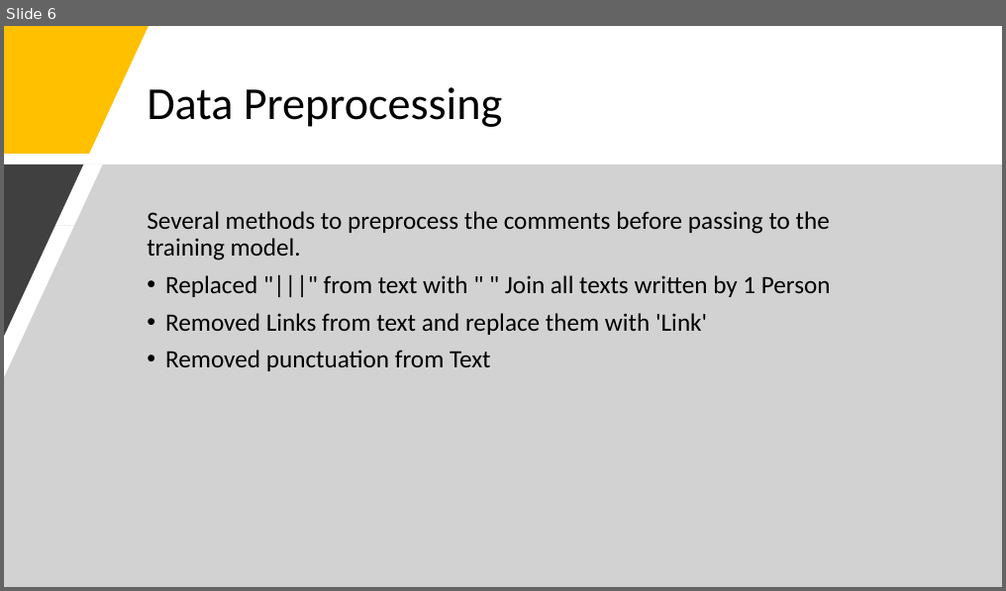
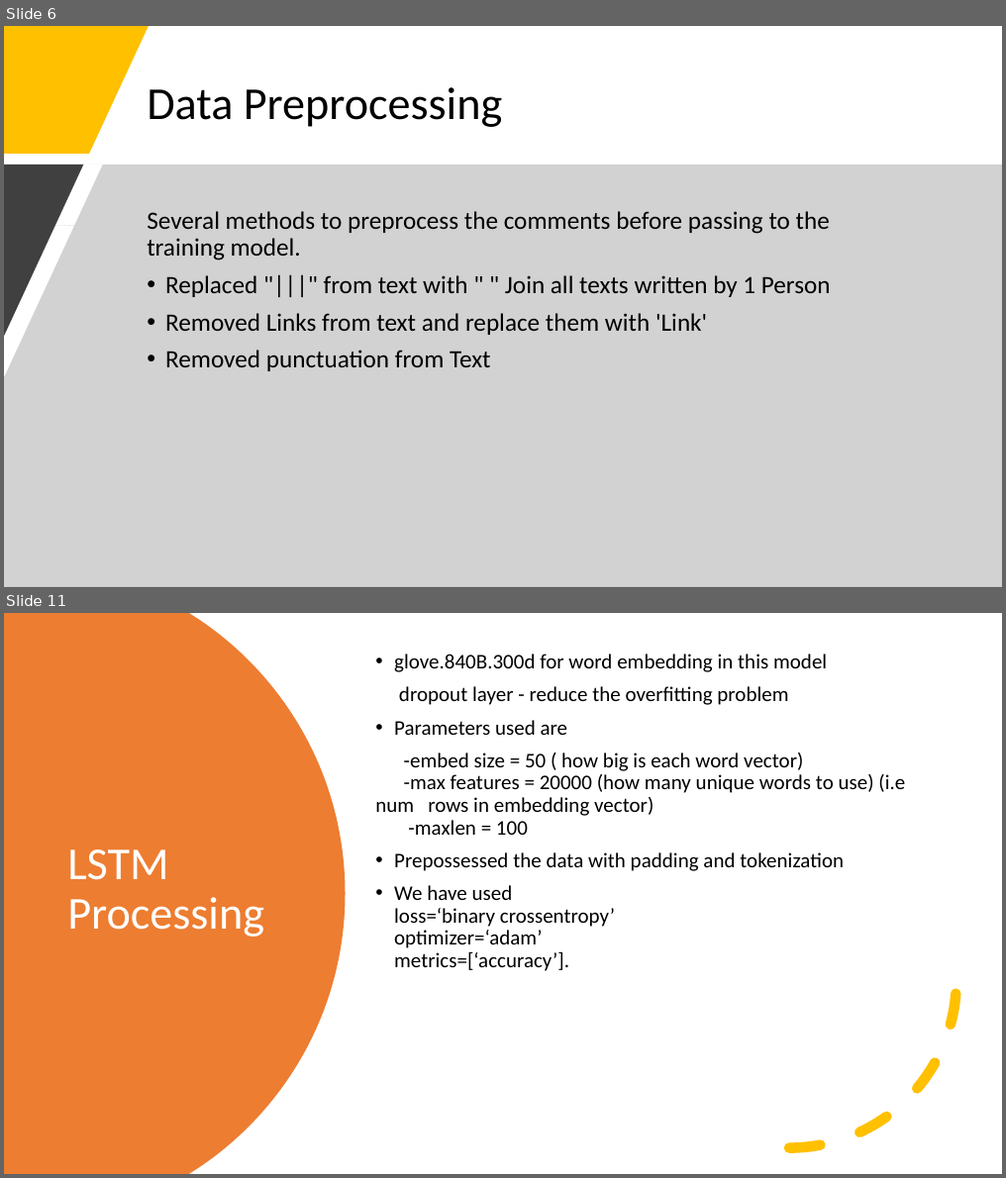
Before and after one commit to nalisharathod01/Myers-Briggs-Personality-Prediction, a slide deck: Project Presentation.pptx. Shown one above the other, each under a label of ours: slide 6 before the commit, slides 6 and 11 after it; the slides between them are not shown. The pictures are 1006x591 and 1006x1178 pixels, drawn with LibreOffice and Linux fonts; fonts in the diff are those of the drawing. Boxes give left, top, right and bottom in pixels: in the first picture for what was removed or moved away, otherwise in the second. Text is boxed around its words. In the diff, an @@ line names an element or a change of style, - is before the commit and + after.

```diff
--- a/Project Presentation.pptx
+++ b/Project Presentation.pptx
@@ slide 11 added at [4,613,1002,1174], background #FFFFFF @@
@@ freeform shape added at [4,613,346,1174], fill #ED7D31 @@
@@ text added at [375,654,905,971], 20 pt, text #000000 @@
+• glove.840B.300d for word embedding in this model
+dropout layer - reduce the overfitting problem
+• Parameters used are
+-embed size = 50 ( how big is each word vector)
+-max features = 20000 (how many unique words to use) (i.e num rows in embedding vector)
+-maxlen = 100
+• Prepossessed the data with padding and tokenization
+• We have used
+  loss=‘binary crossentropy’
+  optimizer=‘adam’
+  metrics=[‘accuracy’].
@@ arc (boxed as its full ellipse) added at [623,814,957,1149], outline #FFC000 10 pt dashed @@
@@ title added at [67,850,264,937], 44 pt, text #FFFFFF @@
+LSTM Processing
```
Also in this commit, not shown: 1 slide changed, 16 other slides added, 1 other file.
